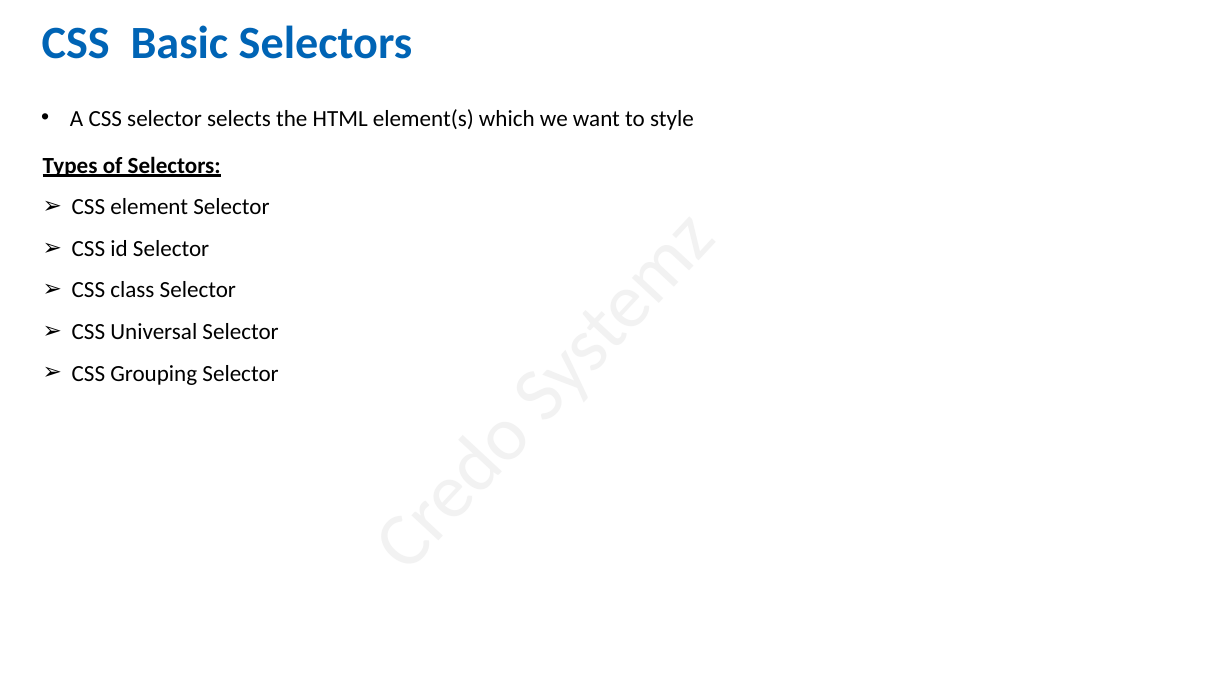
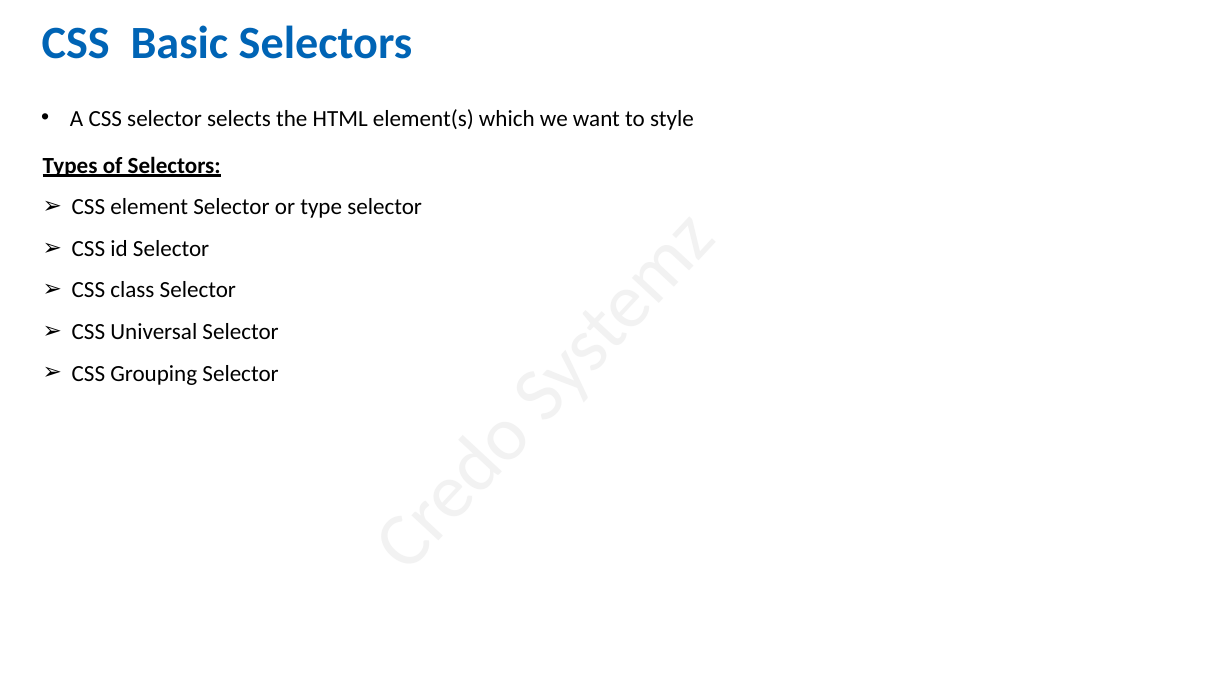
Before and after one commit to salman3009/newtownJuneBatch, a slide deck: slide 2 of June_Batch/2CSS/July-2022/1-07-22/CSS.pptx. Drawn at 1232x693 pixels with LibreOffice and Linux fonts; fonts in the diff are those of the drawing. Boxes give left, top, right and bottom in pixels: in the first picture for what was removed or moved away, otherwise in the second. Text is boxed around its words. In the diff, an @@ line names an element or a change of style, - is before the commit and + after.

```diff
--- a/June_Batch/2CSS/July-2022/1-07-22/CSS.pptx
+++ b/June_Batch/2CSS/July-2022/1-07-22/CSS.pptx
@@ text at (72,198,422,218): text changed @@
-➢ CSS element Selector
+➢ CSS element Selector or type selector
```
Also in this commit, not shown: 9 other files.
